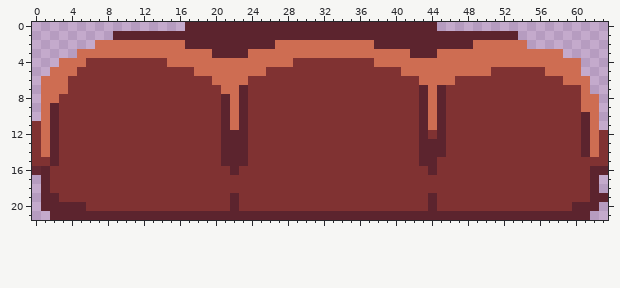
Two states of a pixel-art sprite, assets/images/props/cabin/couch.png. This is how it looked before the edit.
The file is 64x22 pixels.
After the commit:
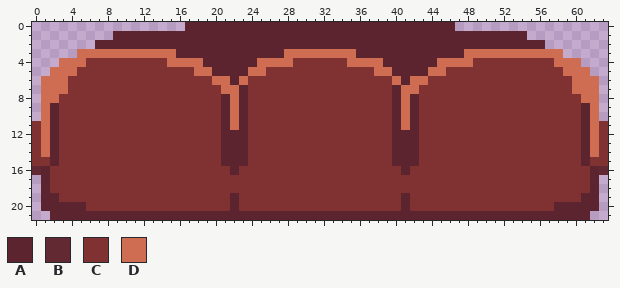
Palette (. is transparent): A #5c242e  B #632933  C #803232  D #ce6d52
Changes in this commit:
{"y":0,"x":45,"old":"..","new":"AA"}
{"y":1,"x":54,"old":".","new":"A"}
{"y":2,"x":7,"old":"DDDDDDDDDD","new":"AAAAAAAAAA"}
{"y":2,"x":27,"old":"DDDDDDDDDDD","new":"AAAAAAAAAAA"}
{"y":2,"x":49,"old":"DDDDDD..","new":"AAAAAAAA"}
{"y":3,"x":16,"old":"DDDD","new":"AAAA"}
{"y":3,"x":24,"old":"DDDD","new":"AAAA"}
{"y":3,"x":36,"old":"DDDDDD","new":"AAAAAA"}
{"y":3,"x":45,"old":"DDD","new":"AAA"}
{"y":4,"x":19,"old":"DDDDDD","new":"AAAAAA"}
{"y":4,"x":35,"old":"CCC","new":"DDD"}
{"y":4,"x":39,"old":"DDDDDD","new":"AAAAAA"}
{"y":4,"x":49,"old":"DDDDDDDDD","new":"CCCCCCCCC"}
{"y":5,"x":20,"old":"DDDD","new":"AAAA"}
{"y":5,"x":38,"old":"CCCDDD","new":"DDAAAA"}
{"y":5,"x":46,"old":"DDDDD","new":"CCCCC"}
{"y":5,"x":57,"old":"DD","new":"CC"}
{"y":5,"x":61,"old":".","new":"D"}
{"y":6,"x":22,"old":"D","new":"A"}
{"y":6,"x":40,"old":"CCC","new":"DAD"}
{"y":6,"x":44,"old":"DDD","new":"CCC"}
{"y":6,"x":59,"old":"D","new":"C"}
{"y":6,"x":62,"old":".","new":"D"}
{"y":7,"x":40,"old":"CCCADA","new":"ADDCCC"}
{"y":7,"x":60,"old":"C","new":"D"}
{"y":7,"x":62,"old":".","new":"D"}
{"y":8,"x":40,"old":"CCCADA","new":"ADACCC"}
{"y":9,"x":40,"old":"CCCADA","new":"ADACCC"}
{"y":9,"x":61,"old":"D","new":"A"}
{"y":10,"x":40,"old":"CCCADA","new":"ADACCC"}
{"y":11,"x":40,"old":"CCCADA","new":"ADACCC"}
{"y":11,"x":63,"old":".","new":"C"}
{"y":12,"x":40,"old":"CCCA","new":"AAAC"}
{"y":12,"x":45,"old":"A","new":"C"}
{"y":13,"x":40,"old":"CCCAAA","new":"AAACCC"}
{"y":14,"x":40,"old":"CCCAAA","new":"AAACCC"}
{"y":15,"x":40,"old":"CCCAA","new":"AAACC"}
{"y":15,"x":61,"old":"C","new":"A"}
{"y":16,"x":41,"old":"C","new":"A"}
{"y":16,"x":44,"old":"A","new":"C"}
{"y":16,"x":63,"old":"A","new":"B"}
{"y":19,"x":41,"old":"C","new":"A"}
{"y":19,"x":44,"old":"A","new":"C"}
{"y":19,"x":61,"old":"C","new":"A"}
{"y":19,"x":63,"old":"A","new":"."}
{"y":20,"x":41,"old":"C","new":"A"}
{"y":20,"x":44,"old":"A","new":"C"}
{"y":20,"x":58,"old":"CC","new":"AA"}
{"label":"changed","picture_box":[95,22,608,211]}
